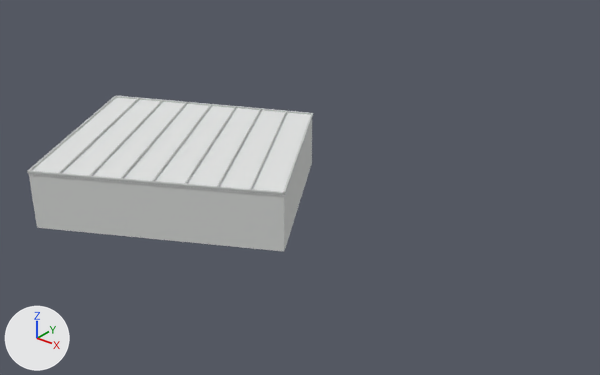
Before and after pictures for a commit that changed the FBX model SourceAssets/MPR/reference_v4/context/SM_MPR4_Context_rail_service_shed_03.fbx.
Before and after are seen from a 50 mm lens placed at (324.3, -255.1, 33.8), pointed at (281.6, -201.8, 0.8). The lights are fixed; the arrows at lower left show +X, +Y and +Z. The first picture is the older version. Vertices at exactly the same position are counted once.

Objects in the first picture: 'SM_MPR4_Context_rail_service_shed_03'.
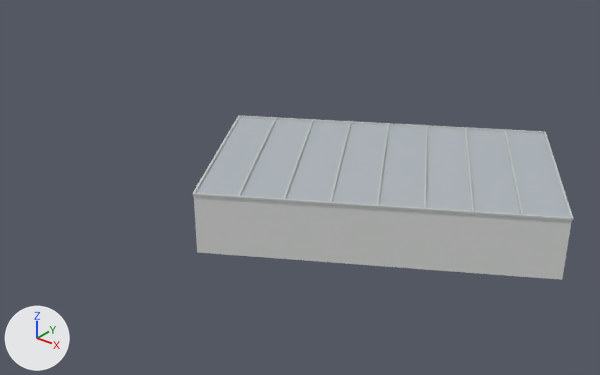
What changed in the scene script:
```text
Change mat_mpr4_contextroof:
    mat_mpr4_contextroof.base_color: (0.78, 0.79, 0.785) -> (0.43, 0.47, 0.5)  # white #e5e6e5 -> grey #afb6bc
Change me_sm_mpr4_context_rail_service_shed_03:
    used by ob_sm_mpr4_context_rail_service_shed_03; location = (0.0, 0.0, 0.0)
    remove me_sm_mpr4_context_rail_service_shed_03.from_pydata(...)  # 100 vertices, 80 faces; spans x 257.0..285.8, y -219.4..-193.3, z -1.2..4.3
    add me_sm_mpr4_context_rail_service_shed_03.from_pydata(...)  # 100 vertices, 80 faces; spans x 271.2..305.6, y -213.7..-183.5, z -1.2..4.3
    me_sm_mpr4_context_rail_service_shed_03 part 1: the loose piece of 8 vertices spanning x 257.1..276.5, y -202.3..-193.3, z 4.1..4.3 is scaled about its middle by (1.31, 1.68, 1), then moved by (26.0, -8.3, 0.0)
    me_sm_mpr4_context_rail_service_shed_03 part 2: the loose piece of 8 vertices spanning x 276.4..285.8, y -209.0..-193.4, z 4.1..4.3 is scaled about its middle by (-0.959, -0.97, 1), then moved by (20.0, 10.0, 0.0)
    me_sm_mpr4_context_rail_service_shed_03 part 3: the loose piece of 8 vertices spanning x 266.1..285.7, y -219.4..-208.9, z 4.1..4.3 is scaled about its middle by (1.3, 1.44, 1), then moved by (8.1, 23.1, 0.0)
    me_sm_mpr4_context_rail_service_shed_03 part 4: the loose piece of 8 vertices spanning x 257.0..266.2, y -219.4..-202.2, z 4.1..4.3 is scaled about its middle by (-0.986, -0.885, 1), then moved by (14.1, 4.7, 0.0)
    me_sm_mpr4_context_rail_service_shed_03 part 5: the loose piece of 8 vertices spanning x 259.5..268.6, y -218.1..-201.1, z 4.1..4.3 is scaled about its middle by (-0.982, -0.895, 1), then moved by (14.8, 5.4, 0.0)
    me_sm_mpr4_context_rail_service_shed_03 part 6: the loose piece of 8 vertices spanning x 261.9..271.1, y -216.8..-200.0, z 4.1..4.3 is scaled about its middle by (-0.979, -0.905, 1), then moved by (15.6, 6.1, 0.0)
    me_sm_mpr4_context_rail_service_shed_03 part 7: the loose piece of 8 vertices spanning x 264.3..273.5, y -215.5..-198.9, z 4.1..4.3 is scaled about its middle by (-0.975, -0.915, 1), then moved by (16.3, 6.7, 0.0)
    me_sm_mpr4_context_rail_service_shed_03 part 8: the loose piece of 8 vertices spanning x 266.7..276.0, y -214.2..-197.8, z 4.1..4.3 is scaled about its middle by (-0.972, -0.926, 1), then moved by (17.1, 7.4, 0.0)
    me_sm_mpr4_context_rail_service_shed_03 part 9: the loose piece of 8 vertices spanning x 269.1..278.4, y -212.9..-196.7, z 4.1..4.3 is scaled about its middle by (-0.969, -0.937, 1), then moved by (17.8, 8.0, 0.0)
    me_sm_mpr4_context_rail_service_shed_03 part 10: the loose piece of 8 vertices spanning x 271.5..280.9, y -211.6..-195.6, z 4.1..4.3 is scaled about its middle by (-0.965, -0.947, 1), then moved by (18.5, 8.7, 0.0)
    me_sm_mpr4_context_rail_service_shed_03 part 11: the loose piece of 8 vertices spanning x 274.0..283.3, y -210.3..-194.5, z 4.1..4.3 is scaled about its middle by (-0.962, -0.959, 1), then moved by (19.3, 9.4, 0.0)
    me_sm_mpr4_context_rail_service_shed_03 part 12: 12 of 100 vertices moved; they spanned x 257.1..285.7, y -219.4..-193.4, z -1.2..4.1 and now span x 271.3..305.5, y -213.6..-183.6, z -1.2..4.1; mean shift (17.1, 7.4, 0.0); largest move (276.4, -193.4, 4.0) -> (296.7, -183.6, 4.0)
```

Pixel boxes [x1, y1, x2, y2] of what changed, in the pictures (600 x 375 px; the box of a moved part takes in the faces that stretch with it):
'SM_MPR4_Context_rail_service_shed_03', recoloured, reshaped (white to grey, 33% wider): before [27, 95, 313, 251]; after [192, 115, 573, 280]
part 1 of me_sm_mpr4_context_rail_service_shed_03, moved or reshaped: before [116, 95, 311, 115]; after [193, 193, 572, 221]
part 2 of me_sm_mpr4_context_rail_service_shed_03, moved or reshaped: before [283, 113, 313, 195]; after [544, 132, 573, 221]
part 3 of me_sm_mpr4_context_rail_service_shed_03, moved or reshaped: before [28, 171, 284, 195]; after [239, 115, 545, 134]
part 4 of me_sm_mpr4_context_rail_service_shed_03, moved or reshaped: before [27, 96, 116, 173]; after [192, 116, 240, 194]
part 5 of me_sm_mpr4_context_rail_service_shed_03, moved or reshaped: before [58, 97, 139, 173]; after [238, 117, 276, 196]
part 6 of me_sm_mpr4_context_rail_service_shed_03, moved or reshaped: before [89, 100, 163, 176]; after [283, 119, 314, 199]
part 7 of me_sm_mpr4_context_rail_service_shed_03, moved or reshaped: before [120, 102, 187, 179]; after [330, 121, 351, 202]
part 8 of me_sm_mpr4_context_rail_service_shed_03, moved or reshaped: before [152, 104, 212, 181]; after [376, 123, 389, 205]
part 9 of me_sm_mpr4_context_rail_service_shed_03, moved or reshaped: before [184, 106, 237, 184]; after [424, 125, 428, 208]
part 10 of me_sm_mpr4_context_rail_service_shed_03, moved or reshaped: before [216, 108, 262, 187]; after [465, 127, 474, 212]
part 11 of me_sm_mpr4_context_rail_service_shed_03, moved or reshaped: before [250, 111, 287, 190]; after [504, 129, 523, 215]
part 12 of me_sm_mpr4_context_rail_service_shed_03, moved or reshaped: before [29, 97, 312, 251]; after [194, 118, 572, 280]
